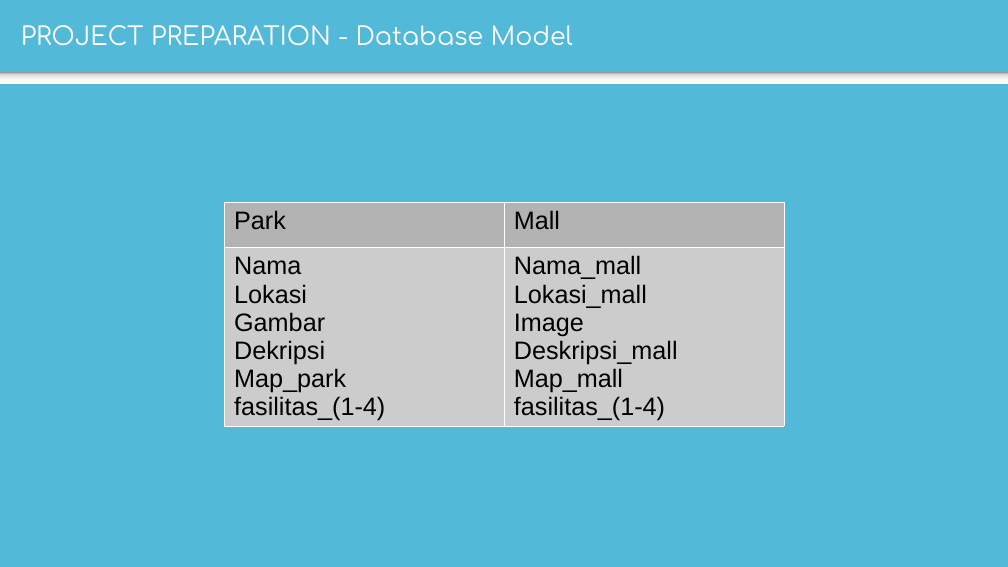
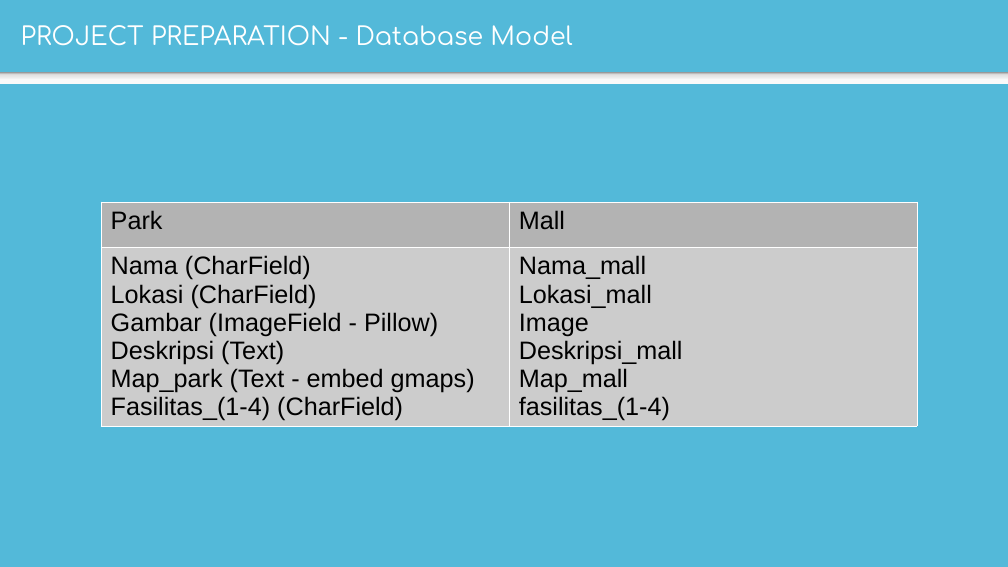
Before and after one commit to MohAzril/pairproject, a slide deck: slide 4 of project_foursquare/PAIR PROJECT TEMPLATE.pptx. Drawn at 1008x567 pixels with LibreOffice and Linux fonts; fonts in the diff are those of the drawing. Boxes give left, top, right and bottom in pixels: in the first picture for what was removed or moved away, otherwise in the second. Text is boxed around its words. In the diff, an @@ line names an element or a change of style, - is before the commit and + after.

```diff
--- a/project_foursquare/PAIR PROJECT TEMPLATE.pptx
+++ b/project_foursquare/PAIR PROJECT TEMPLATE.pptx
@@ table at (x1=101, y1=202, x2=917, y2=425) @@
-row 2, column 1: Nama / Lokasi / Gambar / Dekripsi / Map_park / fasilitas_(1-4)
+row 2, column 1: Nama (CharField) / Lokasi (CharField) / Gambar (ImageField - Pillow) / Deskripsi (Text) / Map_park (Text - embed gmaps) / Fasilitas_(1-4) (CharField)
@@ table resized from (x1=224, y1=202, x2=784, y2=425) to (x1=101, y1=202, x2=917, y2=425) @@
```
Also in this commit, not shown: 2 other slides changed, 1 other file.
